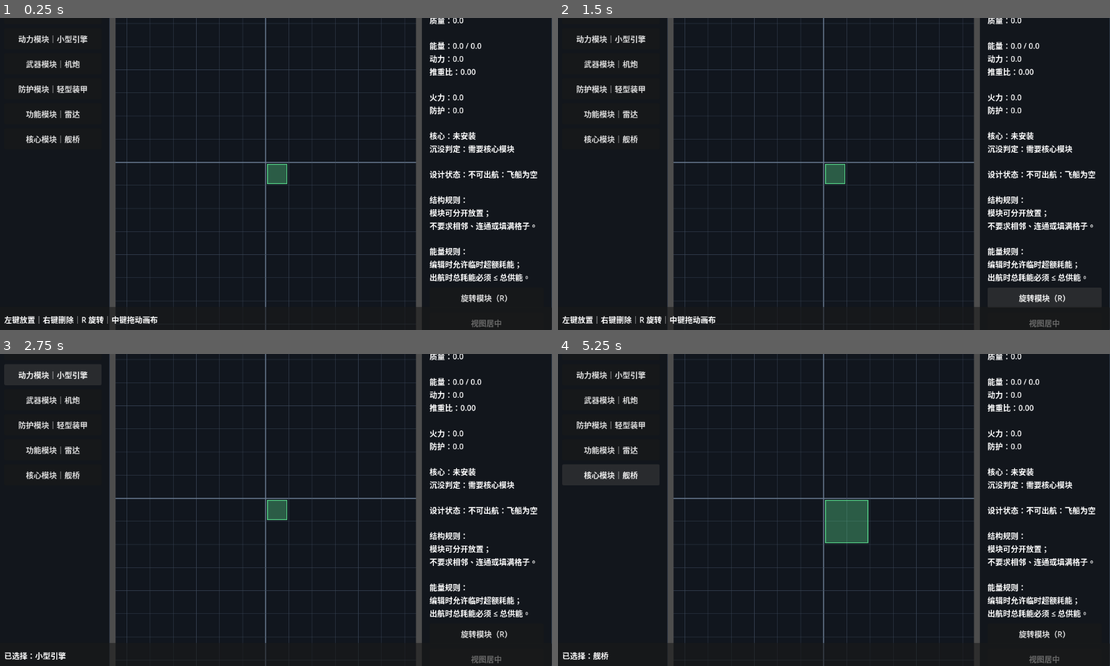
Above: before the commit, frames 1-4 (two rows, left to right).
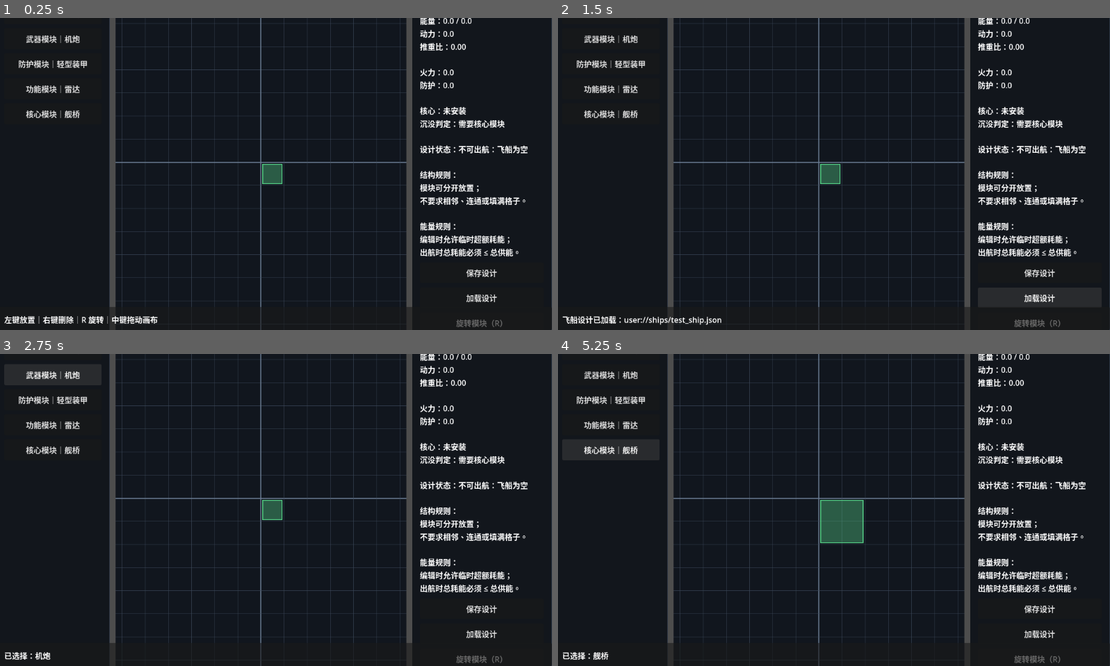
Above: after the commit, the same moments.

Repository: lqc19891229/AdvanceFour
Game: Godot game, scene res://game/ship/editor/ship_editor.tscn
Same seed, same stepped clock (60 frames per second), same inputs: the game is played once before the commit and once after it.
Inputs (mouse positions are in pixels of both pictures, inside the frame that each line leads up to):
- Up to frame 1 (0.25 s): no input
- Up to frame 2 (1.5 s): click (1038, 273) at 0.5 s, where only the run after the commit has a clickable "保存设计"; click (1038, 298) at 1.25 s, where only the run after the commit has a clickable "加载设计"
- Up to frame 3 (2.75 s): click (55, 375) at 2 s, where only the run before the commit has a clickable "动力模块｜小型引擎"
- Up to frame 4 (5.25 s): click "武器模块｜机炮" at 2.75 s; click "防护模块｜轻型装甲" at 3.5 s; click "功能模块｜雷达" at 4.25 s; click "核心模块｜舰桥" at 5 s

The runs differ from the first frame. In frame 1, 9.5% of the frame differs, in the area x 3-98%, y 0-100%; in frame 2, 10%, in the area x 0-98%, y 0-100%; in frame 3, 9.5%; in frame 4, 9.6%.
Error before the commit: Invalid access to property or key 'pressed' on a base object of type 'null instance'. (res://game/ship/editor/ship_editor.gd:55)

Commit message:
feat: add save and load buttons

Diff:
--- a/game/ship/editor/ship_editor.tscn
+++ b/game/ship/editor/ship_editor.tscn
@@ -71,7 +71,7 @@
 module_database = ExtResource("3_db")
 
 [node name="RightPanel" type="PanelContainer" parent="MainLayout"]
-custom_minimum_size = Vector2(270, 0)
+custom_minimum_size = Vector2(290, 0)
 layout_mode = 2
 theme_override_styles/panel = SubResource("Panel")
 
@@ -96,6 +96,16 @@
 size_flags_vertical = 3
 text = "..."
 autowrap_mode = 2
+
+[node name="SaveButton" type="Button" parent="MainLayout/RightPanel/RightMargin/RightVBox"]
+custom_minimum_size = Vector2(0, 42)
+layout_mode = 2
+text = "保存设计"
+
+[node name="LoadButton" type="Button" parent="MainLayout/RightPanel/RightMargin/RightVBox"]
+custom_minimum_size = Vector2(0, 42)
+layout_mode = 2
+text = "加载设计"
 
 [node name="RotateButton" type="Button" parent="MainLayout/RightPanel/RightMargin/RightVBox"]
 custom_minimum_size = Vector2(0, 42)
